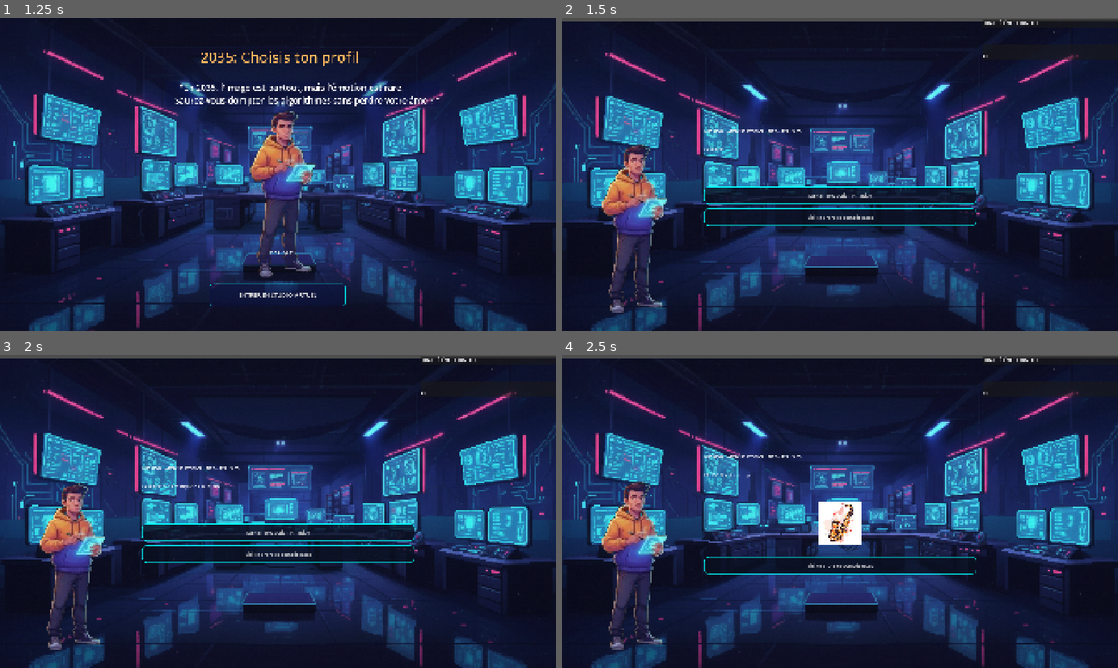
Above: before the commit, frames 1-4 (two rows, left to right).
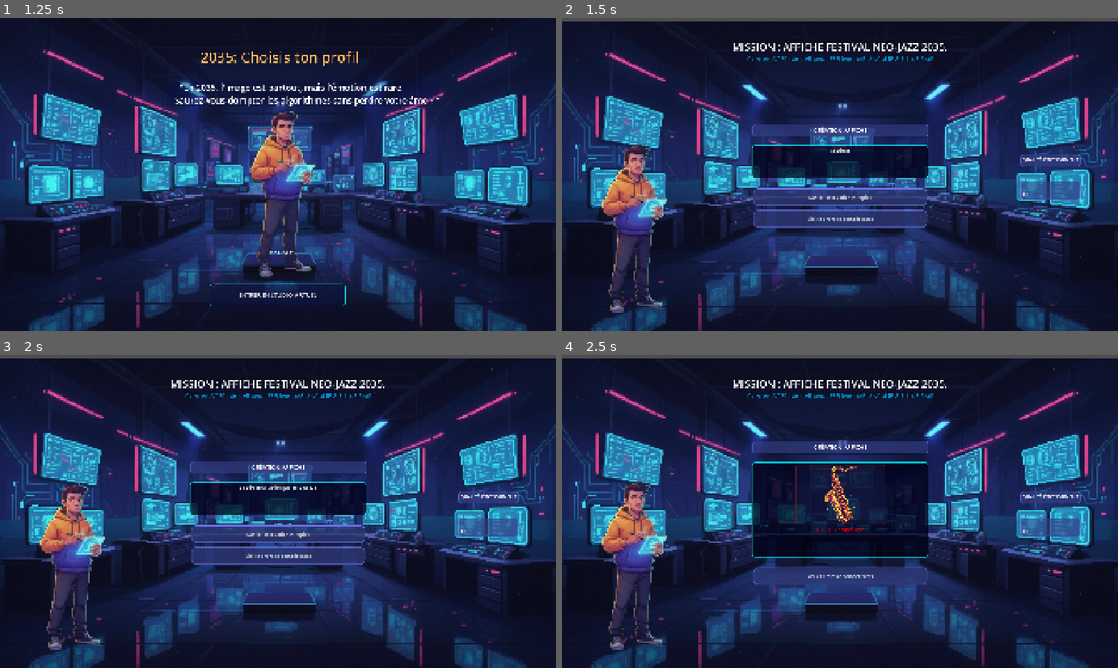
Above: after the commit, the same moments.

Repository: BrasSelva/SeriousGame-Godot-Engine
Game: Godot game, scene res://Scenes/UI/MainMenu.tscn
The game is run twice, just before and just after one commit, with the same random seed, the same clock (stepped at 60 frames per second) and the same inputs.
Inputs:
- Up to frame 1 (1.25 s): click "COMMENCER L'EXPÉRIENCE" at 0.5 s
- Up to frame 2 (1.5 s): click "ENTRER EN STUDIO VIRTUEL" at 1.25 s
- Up to frame 3 (2 s): no input
- Up to frame 4 (2.5 s): click "Lancer production IA rapide" at 2 s

Frame 1 is identical in both runs. In frame 2, 12% of the frame differs, in the area x 25-100%, y 0-68%; in frame 3, 12%; in frame 4, 14%, in the area x 25-100%, y 0-74%.

Commit message:
Mise en place de la page ArbreCompetence

Diff:
--- a/Scenes/Core/ArbreCompetence.tscn
+++ b/Scenes/Core/ArbreCompetence.tscn
@@ -2,15 +2,43 @@
 
 [ext_resource type="Texture2D" uid="uid://w1jgmddp2fkc" path="res://_Assets/Images/backgrounds/background_arbre_competence.png" id="1_4fmad"]
 [ext_resource type="Script" uid="uid://b080311qt0kyo" path="res://Scripts/Controllers/ArbreCompetences.gd" id="1_wysdt"]
+[ext_resource type="Texture2D" uid="uid://b80tngog4sb1y" path="res://_Assets/Images/avatar.png" id="3_fggxw"]
 
 [sub_resource type="LabelSettings" id="LabelSettings_wysdt"]
 font_color = Color(1, 0.5411765, 0.07058824, 1)
 
 [sub_resource type="LabelSettings" id="LabelSettings_fggxw"]
-font_color = Color(1, 0.61960787, 0.22352941, 1)
+font_size = 50
+font_color = Color(0.32606977, 0.67561567, 0.969899, 1)
+
+[sub_resource type="StyleBoxFlat" id="StyleBoxFlat_fggxw"]
+bg_color = Color(0, 0, 0, 0.63529414)
+border_width_left = 1
+border_width_top = 1
+border_width_right = 1
+border_width_bottom = 1
+border_color = Color(0.7507681, 0.29907474, 0.038720995, 1)
+corner_radius_top_left = 10
+corner_radius_top_right = 10
+corner_radius_bottom_right = 10
+corner_radius_bottom_left = 10
+corner_detail = 10
 
 [sub_resource type="LabelSettings" id="LabelSettings_wvr3v"]
-font_color = Color(1, 0.57254905, 0.21960784, 1)
+font_size = 50
+font_color = Color(1, 0.7331608, 0.5480255, 1)
+
+[sub_resource type="StyleBoxFlat" id="StyleBoxFlat_wysdt"]
+bg_color = Color(0.039215688, 0.0627451, 0.25490198, 0.41568628)
+border_width_left = 2
+border_width_top = 2
+border_width_right = 2
+border_width_bottom = 2
+border_color = Color(0, 1, 1, 1)
+corner_radius_top_left = 10
+corner_radius_top_right = 10
+corner_radius_bottom_right = 10
+corner_radius_bottom_left = 10
 
 [sub_resource type="StyleBoxFlat" id="StyleBoxFlat_1ibl5"]
 bg_color = Color(0.2, 0.13333334, 0, 1)
@@ -31,6 +59,7 @@
 anchor_bottom = 1.0
 grow_horizontal = 2
 grow_vertical = 2
+size_flags_horizontal = 0
 script = ExtResource("1_wysdt")
 
 [node name="Background" type="TextureRect" parent="." unique_id=1382902661]
@@ -38,80 +67,123 @@
 anchors_preset = 15
 anchor_right = 1.0
 anchor_bottom = 1.0
-offset_right = -7.0
-offset_bottom = 14.0
 grow_horizontal = 2
 grow_vertical = 2
 texture = ExtResource("1_4fmad")
 expand_mode = 1
-stretch_mode = 5
-
-[node name="Header" type="VBoxContainer" parent="." unique_id=1824085861]
-layout_mode = 1
-anchors_preset = 10
+
+[node name="MainColumn" type="VBoxContainer" parent="." unique_id=1354264347]
+layout_mode = 1
+anchors_preset = 15
 anchor_right = 1.0
-offset_bottom = 54.0
-grow_horizontal = 2
-
-[node name="ProfilePic" type="TextureRect" parent="Header" unique_id=1873474669]
+anchor_bottom = 1.0
+offset_right = 0.03503418
+grow_horizontal = 2
+grow_vertical = 2
+
+[node name="TopHeader" type="HBoxContainer" parent="MainColumn" unique_id=904485575]
+layout_mode = 2
+theme_override_constants/separation = 20
+
+[node name="ProfilePic" type="TextureRect" parent="MainColumn/TopHeader" unique_id=1873474669]
+custom_minimum_size = Vector2(100, 100)
 layout_mode = 2
 size_flags_horizontal = 0
-
-[node name="MainTitle" type="Label" parent="Header" unique_id=473172312]
+texture = ExtResource("3_fggxw")
+stretch_mode = 4
+
+[node name="Header" type="VBoxContainer" parent="MainColumn/TopHeader" unique_id=1824085861]
+layout_mode = 2
+size_flags_horizontal = 6
+size_flags_vertical = 4
+
+[node name="MainTitle" type="Label" parent="MainColumn/TopHeader/Header" unique_id=473172312]
 layout_mode = 2
 text = "TON FUTUR AUGMENTÉ EN TANT QU'ARTISTE 2035"
 label_settings = SubResource("LabelSettings_wysdt")
 horizontal_alignment = 1
 
-[node name="Subtitle" type="Label" parent="Header" unique_id=1096279514]
-layout_mode = 2
+[node name="Subtitle" type="Label" parent="MainColumn/TopHeader/Header" unique_id=1096279514]
+layout_mode = 2
+size_flags_horizontal = 4
 text = "ARBRE DE COMPÉTENCES HYBRIDE"
-
-[node name="MainLayout" type="HBoxContainer" parent="." unique_id=481273256]
-layout_mode = 0
-offset_right = 40.0
-offset_bottom = 40.0
-
-[node name="LeftIA" type="Control" parent="MainLayout" unique_id=1885048296]
-layout_mode = 2
-size_flags_horizontal = 8
-
-[node name="LabelIA" type="Label" parent="MainLayout/LeftIA" unique_id=862349740]
-layout_mode = 1
-anchors_preset = 1
-anchor_left = 1.0
-anchor_right = 1.0
-offset_left = -16.0
-offset_bottom = 23.0
-grow_horizontal = 0
+horizontal_alignment = 1
+
+[node name="BrainArea" type="HBoxContainer" parent="MainColumn" unique_id=1990191337]
+layout_mode = 2
+size_flags_vertical = 3
+
+[node name="MainLayout" type="HBoxContainer" parent="MainColumn/BrainArea" unique_id=481273256]
+layout_mode = 2
+size_flags_horizontal = 3
+
+[node name="LeftIA" type="Control" parent="MainColumn/BrainArea/MainLayout" unique_id=1885048296]
+layout_mode = 2
+size_flags_horizontal = 3
+
+[node name="LabelIA" type="Label" parent="MainColumn/BrainArea/MainLayout/LeftIA" unique_id=862349740]
+layout_mode = 1
+anchors_preset = -1
+anchor_left = 0.82100004
+anchor_top = 0.086
+anchor_right = 0.82100004
+anchor_bottom = 0.086
+offset_left = -64.97705
+offset_top = -34.536003
+offset_right = -16.97705
+offset_bottom = 34.463997
+grow_horizontal = 2
+grow_vertical = 2
+theme_override_font_sizes/font_size = 60
 text = "IA"
 label_settings = SubResource("LabelSettings_fggxw")
 autowrap_trim_flags = 128
 
-[node name="RightHuman" type="Control" parent="MainLayout" unique_id=573664290]
-layout_mode = 2
-
-[node name="LabelHuman" type="Label" parent="MainLayout/RightHuman" unique_id=1600854821]
-layout_mode = 0
-offset_right = 40.0
-offset_bottom = 23.0
+[node name="BrainImage" type="TextureRect" parent="MainColumn/BrainArea/MainLayout" unique_id=919318871]
+layout_mode = 2
+size_flags_horizontal = 3
+
+[node name="Nodes" type="Node2D" parent="MainColumn/BrainArea/MainLayout/BrainImage" unique_id=1146881803]
+position = Vector2(416, 178)
+
+[node name="BtnDirArt" type="Button" parent="MainColumn/BrainArea/MainLayout/BrainImage/Nodes" unique_id=1039197131]
+offset_right = 8.0
+offset_bottom = 8.0
+theme_override_font_sizes/font_size = 20
+theme_override_styles/normal = SubResource("StyleBoxFlat_fggxw")
+text = "Direction Artistique"
+
+[node name="RightHuman" type="Control" parent="MainColumn/BrainArea/MainLayout" unique_id=573664290]
+layout_mode = 2
+size_flags_horizontal = 3
+
+[node name="LabelHuman" type="Label" parent="MainColumn/BrainArea/MainLayout/RightHuman" unique_id=1600854821]
+layout_mode = 1
+anchors_preset = -1
+anchor_left = 0.418
+anchor_top = 0.11000001
+anchor_right = 0.418
+anchor_bottom = 0.11000001
+offset_left = -30.684021
+offset_top = -14.860008
+offset_right = 31.315979
+offset_bottom = 15.139992
+grow_horizontal = 2
+grow_vertical = 2
+theme_override_font_sizes/font_size = 60
 text = "HUMAN"
 label_settings = SubResource("LabelSettings_wvr3v")
 horizontal_alignment = 2
 
-[node name="BrainImage" type="TextureRect" parent="MainLayout/RightHuman" unique_id=919318871]
-layout_mode = 0
-offset_right = 40.0
-offset_bottom = 40.0
-
-[node name="Nodes" type="Node2D" parent="MainLayout/RightHuman" unique_id=1146881803]
-
-[node name="BtnDirArt" type="Button" parent="MainLayout/RightHuman/Nodes" unique_id=1039197131]
-offset_right = 8.0
-offset_bottom = 8.0
-text = "Direction Artistique"
+[node name="BtnRetour" type="Button" parent="MainColumn" unique_id=631307175]
+custom_minimum_size = Vector2(300, 60)
+layout_mode = 2
+size_flags_horizontal = 4
+theme_override_styles/normal = SubResource("StyleBoxFlat_wysdt")
+text = "RETOUR À LA MISSION"
 
 [node name="SkillPopup" type="PanelContainer" parent="." unique_id=2034879543]
+visible = false
 layout_mode = 0
 offset_left = 8.0
 offset_right = 8.0
--- a/Scenes/Core/ScenarioParser.tscn
+++ b/Scenes/Core/ScenarioParser.tscn
@@ -3,7 +3,59 @@
 [ext_resource type="Script" uid="uid://clc3i6rh2nkhg" path="res://Scripts/Utils/ScenarioParser.gd" id="1_iajxc"]
 [ext_resource type="Texture2D" uid="uid://bxodmortvbhxr" path="res://_Assets/Images/backgrounds/background_sci_fi.png" id="2_lynfm"]
 [ext_resource type="PackedScene" uid="uid://cqd2njmmyes5n" path="res://Scenes/Core/idle_artiste.tscn" id="3_cvtlb"]
-[ext_resource type="Texture2D" uid="uid://dyj60et0ai225" path="res://_Assets/Images/saxophone.jpg" id="4_5ahm8"]
+[ext_resource type="Texture2D" uid="uid://codnr1fptedil" path="res://_Assets/Images/saxophone.png" id="4_5ahm8"]
+
+[sub_resource type="StyleBoxFlat" id="StyleBoxFlat_iajxc"]
+bg_color = Color(0.20784314, 0.24705882, 0.52156866, 0.6392157)
+border_width_left = 2
+border_width_top = 2
+border_width_right = 2
+border_width_bottom = 2
+border_color = Color(0.40784314, 0.44313726, 0.9098039, 1)
+corner_radius_top_left = 10
+corner_radius_top_right = 10
+corner_radius_bottom_right = 10
+corner_radius_bottom_left = 10
+expand_margin_left = 5.0
+expand_margin_top = 5.0
+expand_margin_right = 5.0
+expand_margin_bottom = 5.0
+
+[sub_resource type="StyleBoxFlat" id="StyleBoxFlat_lynfm"]
+bg_color = Color(0, 0, 0.08235294, 0.75686276)
+border_width_left = 2
+border_width_top = 2
+border_width_right = 2
+border_width_bottom = 2
+border_color = Color(0, 1, 1, 1)
+corner_radius_top_left = 10
+corner_radius_top_right = 10
+corner_radius_bottom_right = 10
+corner_radius_bottom_left = 10
+expand_margin_left = 5.0
+expand_margin_top = 5.0
+expand_margin_right = 5.0
+expand_margin_bottom = 5.0
+
+[sub_resource type="StyleBoxFlat" id="StyleBoxFlat_cvtlb"]
+content_margin_left = 5.0
+content_margin_top = 5.0
+content_margin_right = 5.0
+content_margin_bottom = 5.0
+bg_color = Color(0.1764706, 0.21568628, 0.4509804, 0.16862746)
+border_width_left = 2
+border_width_top = 2
+border_width_right = 2
+border_width_bottom = 2
+border_color = Color(0.44313726, 0.078431375, 0.019607844, 1)
+corner_radius_top_left = 10
+corner_radius_top_right = 10
+corner_radius_bottom_right = 10
+corner_radius_bottom_left = 10
+expand_margin_left = 50.0
+expand_margin_right = 50.0
+
+[sub_resource type="Theme" id="Theme_iajxc"]
 
 [node name="Control" type="Control" unique_id=21478466]
 layout_mode = 3
@@ -28,6 +80,24 @@
 texture = ExtResource("2_lynfm")
 stretch_mode = 6
 
+[node name="TopTitles" type="VBoxContainer" parent="." unique_id=483614844]
+layout_mode = 1
+anchors_preset = 10
+anchor_right = 1.0
+grow_horizontal = 2
+
+[node name="MissionTitle" type="Label" parent="TopTitles" unique_id=1534608882]
+layout_mode = 2
+theme_override_font_sizes/font_size = 35
+horizontal_alignment = 1
+
+[node name="SubTitle" type="Label" parent="TopTitles" unique_id=51730023]
+layout_mode = 2
+theme_override_colors/font_color = Color(0, 0.61960787, 0.88235295, 0.8980392)
+theme_override_font_sizes/font_size = 20
+text = "CONTRAINTES : 4H CHRONO. FEELING : MELANCOLIE & FUTURISME"
+horizontal_alignment = 1
+
 [node name="MainLayout" type="HBoxContainer" parent="." unique_id=411528442]
 layout_mode = 1
 anchors_preset = 15
@@ -48,44 +118,62 @@
 position = Vector2(243, 714)
 
 [node name="CenterPanel_Story" type="VBoxContainer" parent="MainLayout" unique_id=1737113999]
+custom_minimum_size = Vector2(600, 0)
 layout_mode = 2
-size_flags_horizontal = 3
+size_flags_horizontal = 6
 size_flags_stretch_ratio = 2.0
 theme_override_constants/separation = 40
 alignment = 1
 
-[node name="MissionTitle" type="Label" parent="MainLayout/CenterPanel_Story" unique_id=1534608882]
+[node name="HeaderStory" type="Label" parent="MainLayout/CenterPanel_Story" unique_id=85911264]
+layout_mode = 2
+theme_override_font_sizes/font_size = 20
+theme_override_styles/normal = SubResource("StyleBoxFlat_iajxc")
+text = "CRÉATION AFFICHE"
+horizontal_alignment = 1
+
+[node name="StoryBox" type="PanelContainer" parent="MainLayout/CenterPanel_Story" unique_id=85328596]
+custom_minimum_size = Vector2(0, 100)
+layout_mode = 2
+theme_override_styles/panel = SubResource("StyleBoxFlat_lynfm")
+
+[node name="VBoxContainer" type="VBoxContainer" parent="MainLayout/CenterPanel_Story/StoryBox" unique_id=977378321]
 layout_mode = 2
 
-[node name="StoryBox" type="VBoxContainer" parent="MainLayout/CenterPanel_Story" unique_id=362603532]
-custom_minimum_size = Vector2(0, 100)
-layout_mode = 2
-
-[node name="StoryText" type="RichTextLabel" parent="MainLayout/CenterPanel_Story/StoryBox" unique_id=975031120]
-custom_minimum_size = Vector2(0, 100)
-layout_mode = 2
-theme_override_colors/default_color = Color(1, 1, 1, 1)
-
-[node name="Illustration" type="TextureRect" parent="MainLayout/CenterPanel_Story/StoryBox" unique_id=997057941]
-custom_minimum_size = Vector2(150, 150)
+[node name="BorderIllustration" type="PanelContainer" parent="MainLayout/CenterPanel_Story/StoryBox/VBoxContainer" unique_id=1767211497]
 layout_mode = 2
 size_flags_horizontal = 4
+theme_override_styles/panel = SubResource("StyleBoxFlat_cvtlb")
+
+[node name="Illustration" type="TextureRect" parent="MainLayout/CenterPanel_Story/StoryBox/VBoxContainer/BorderIllustration" unique_id=997057941]
+custom_minimum_size = Vector2(150, 200)
+layout_mode = 2
 texture = ExtResource("4_5ahm8")
-expand_mode = 1
+expand_mode = 2
 stretch_mode = 5
 flip_h = true
 
+[node name="StoryText" type="RichTextLabel" parent="MainLayout/CenterPanel_Story/StoryBox/VBoxContainer" unique_id=975031120]
+custom_minimum_size = Vector2(0, 100)
+layout_mode = 2
+size_flags_vertical = 3
+theme_override_colors/default_color = Color(1, 1, 1, 1)
+horizontal_alignment = 1
+
 [node name="ChoicesContainer" type="VBoxContainer" parent="MainLayout/CenterPanel_Story" unique_id=807910260]
 layout_mode = 2
+theme = SubResource("Theme_iajxc")
 theme_override_constants/separation = 15
 
 [node name="RightPanel_Stats" type="VBoxContainer" parent="MainLayout" unique_id=304572623]
 layout_mode = 2
-size_flags_horizontal = 3
+size_flags_horizontal = 6
+size_flags_vertical = 4
 theme_override_constants/separation = 60
 
 [node name="QualityBox" type="PanelContainer" parent="MainLayout/RightPanel_Stats" unique_id=1355955959]
 layout_mode = 2
+theme_override_styles/panel = SubResource("StyleBoxFlat_iajxc")
 
 [node name="VBoxContainer" type="VBoxContainer" parent="MainLayout/RightPanel_Stats/QualityBox" unique_id=1522136172]
 layout_mode = 2
@@ -99,6 +187,7 @@
 
 [node name="TimeBox" type="PanelContainer" parent="MainLayout/RightPanel_Stats" unique_id=1588669768]
 layout_mode = 2
+theme_override_styles/panel = SubResource("StyleBoxFlat_iajxc")
 
 [node name="VBoxContainer" type="VBoxContainer" parent="MainLayout/RightPanel_Stats/TimeBox" unique_id=830983268]
 layout_mode = 2
--- a/Scripts/Controllers/ArbreCompetences.gd
+++ b/Scripts/Controllers/ArbreCompetences.gd
@@ -1,14 +1,15 @@
 extends Control
 
 @onready var skill_popup = $SkillPopup
-@onready var btn_retour = $BtnRetour
+@onready var btn_retour = $MainColumn/BtnRetour
 
 func _ready():
 	skill_popup.hide() # On cache la boîte au début
 
 	# Si on a déjà la compétence, on peut changer l'apparence du bouton
 	if GameManager.has_skill("dir_art"):
-		$MainLayout/RightHuman/Nodes/BtnDirArt.modulate = Color.GREEN
+		$MainColumn/BrainArea/MainLayout/BrainImage/Nodes/BtnDirArt.modulate = Color.GREEN
+
 
 # Quand on clique sur le bouton "Direction Artistique" dans le cerveau
 func _on_btn_dir_art_pressed():
--- a/Scripts/Utils/ScenarioParser.gd
+++ b/Scripts/Utils/ScenarioParser.gd
@@ -3,8 +3,8 @@
 var scenario_data: Dictionary = {}
 
 # Références vers les nœuds de ton interface
-@onready var mission_title = $MainLayout/CenterPanel_Story/MissionTitle
-@onready var story_text = $MainLayout/CenterPanel_Story/StoryBox/StoryText
+@onready var mission_title = $TopTitles/MissionTitle
+@onready var story_text = $MainLayout/CenterPanel_Story/StoryBox/VBoxContainer/StoryText
 @onready var choices_container = $MainLayout/CenterPanel_Story/ChoicesContainer
 @onready var label_temps = $MainLayout/RightPanel_Stats/TimeBox/VBoxContainer/LabelTemps
 
@@ -55,22 +55,33 @@
 	label_temps.text = str(GameManager.time_left) + "H"
 
 	# Gestion des affichages spécifiques aux nœuds et des images
-	var illustration = $MainLayout/CenterPanel_Story/StoryBox/Illustration
+	# 1. On cible la boîte rouge pour pouvoir la cacher/afficher
+	var cadre_rouge = $MainLayout/CenterPanel_Story/StoryBox/VBoxContainer/BorderIllustration
+	# 2. On cible l'image à l'intérieur pour changer la photo
+	var illustration = cadre_rouge.get_node("Illustration")
 
 	if node_id == "start":
 		mission_title.text = current_node["text"]
 		story_text.text = "Le Directeur Artistique du Blue Moon Club vous confie la création de l'affiche officielle du festival. Il exige un visuel capturant la mélancolie futuriste des nuits de 2035."
-		if illustration:
-			illustration.hide()
+		# On cache TOUTE la boîte rouge
+		if cadre_rouge:
+			cadre_rouge.hide()
+
 	elif node_id == "fin_echec_ia":
 		story_text.text = current_node["text"]
+		story_text.add_theme_color_override("default_color", Color.RED)
 		if illustration:
-			illustration.texture = load("res://_Assets/Images/saxophone.jpg") # Ajuste si ton dossier s'appelle autrement !
-			illustration.show()
+			illustration.texture = load("res://_Assets/Images/saxophone.png") # Ajuste si besoin
+		# On affiche TOUTE la boîte rouge avec l'image dedans
+		if cadre_rouge:
+			cadre_rouge.show()
+
 	else:
 		story_text.text = current_node["text"]
-		if illustration:
-			illustration.hide()
+		story_text.add_theme_color_override("default_color", Color.WHITE)
+		# On cache TOUTE la boîte rouge pour les autres moments de l'histoire
+		if cadre_rouge:
+			cadre_rouge.hide()
 
 	# --- EFFET MACHINE À ÉCRIRE SÉCURISÉ ---
 	# Si un effet d'écriture tournait déjà, on l'arrête proprement
@@ -110,26 +121,42 @@
 	btn.text = text_bouton
 	btn.custom_minimum_size = Vector2(0, 60) # Hauteur confortable pour le clic
 
-	# Design "Cyber" dynamique des boutons par code
+# Ton design "Cyber" normal
 	var style = StyleBoxFlat.new()
-	style.bg_color = Color("#0A1020CC") # Fond sombre translucide
+	style.bg_color = Color("#2D3773", 0.8) # Fond sombre translucide
 	style.border_width_bottom = 2
 	style.border_width_top = 2
 	style.border_width_left = 2
 	style.border_width_right = 2
-	style.border_color = Color("#00FFFF") # Bordure Cyan
+	style.border_color = Color("#6871E8") # Bordure
 	style.corner_radius_top_left = 15
 	style.corner_radius_top_right = 15
 	style.corner_radius_bottom_left = 15
 	style.corner_radius_bottom_right = 15
 
+	# ---> LA MAGIE POUR LE SURVOL (HOVER) <---
+	# 1. On clone le style (ça copie les bordures et les coins ronds automatiquement !)
+	var style_hover = style.duplicate()
+
+	# 2. On modifie juste la couleur de fond et la bordure du clone pour qu'il s'illumine
+	style_hover.bg_color = Color("#3A4694", 0.95) # Un bleu un peu plus clair et opaque
+	style_hover.border_color = Color("#8D95FF") # Une bordure encore plus lumineuse
+
+	# ---> APPLICATION DES STYLES AU BOUTON <---
 	if est_bloque:
 		style.border_color = Color("#FF0000") # Bordure rouge si bloqué
 		btn.disabled = true
 	else:
 		btn.pressed.connect(_on_choice_made.bind(opt))
 
+	# On dit à Godot d'utiliser nos styles au lieu du gris par défaut
 	btn.add_theme_stylebox_override("normal", style)
+	btn.add_theme_stylebox_override("hover", style_hover) # Quand la souris est dessus
+	btn.add_theme_stylebox_override("pressed", style_hover) # Quand on clique dessus
+
+	# Astuce de pro : on enlève aussi la bordure de "focus" (le cadre gris qui reste après avoir cliqué)
+	btn.add_theme_stylebox_override("focus", style)
+
 	choices_container.add_child(btn)
 
 func _on_choice_made(opt: Dictionary):
Binary file added: _Assets/Images/avatar.png
Binary file removed: _Assets/Images/saxophone.jpg
Binary file added: _Assets/Images/saxophone.png
